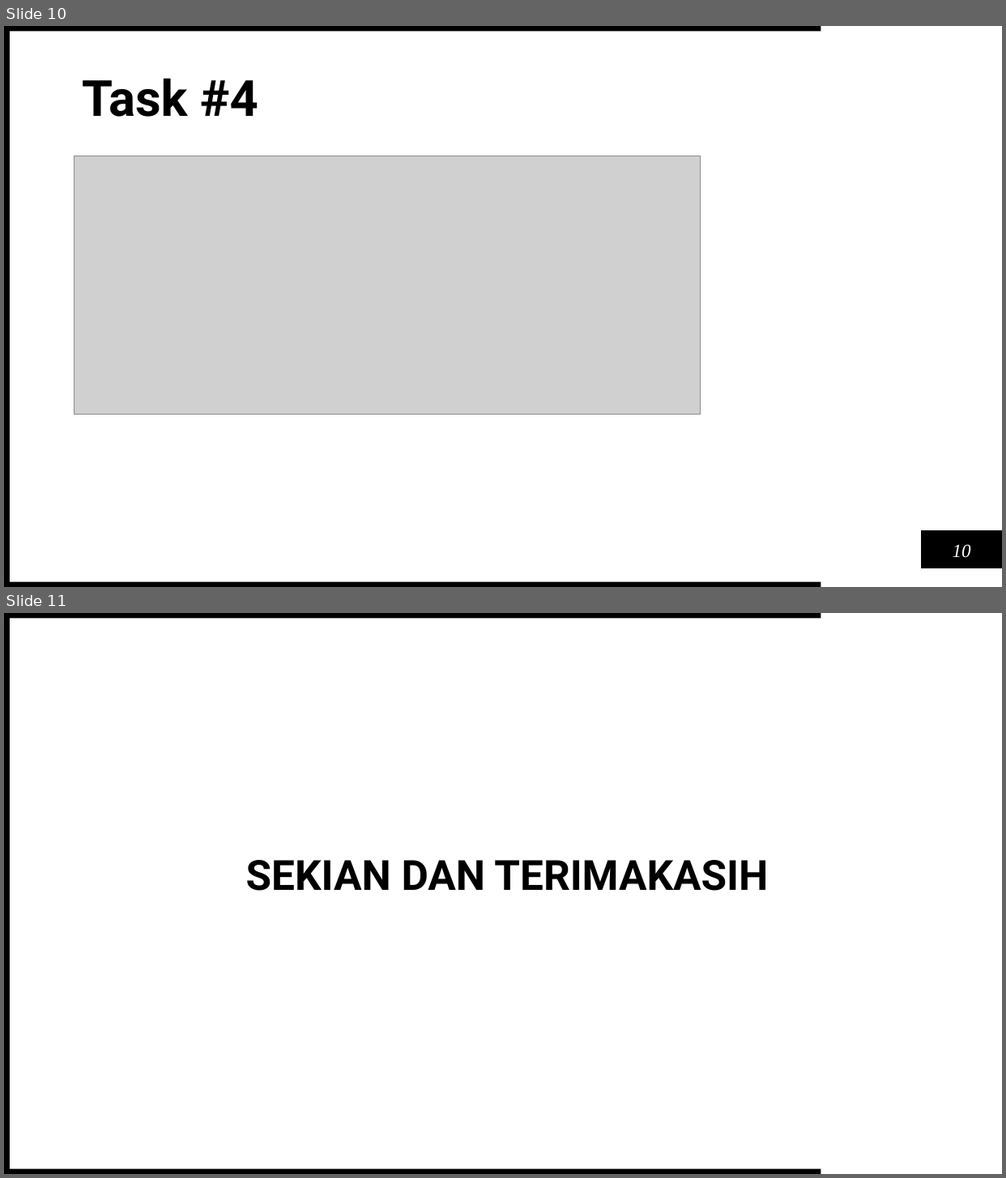
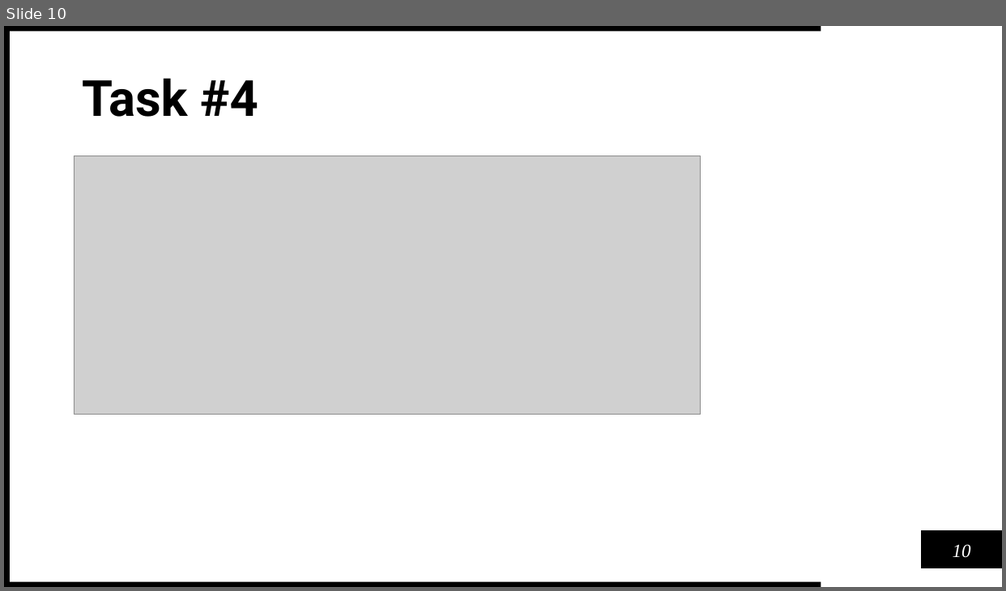
Before and after one commit to Gefyaqiilah/Arkademy-FullstackWebsite-5, a slide deck: Week 1/22-10-2020/pptx/22-10-2020.pptx. Shown one above the other, each under a label of ours: slides 10 and 11 before the commit, slide 10 after it. The pictures are 1006x1178 and 1006x591 pixels, drawn with LibreOffice and Linux fonts; fonts in the diff are those of the drawing; grey boxes stand for pictures. Boxes give left, top, right and bottom in pixels: in the first picture for what was removed or moved away, otherwise in the second. Text is boxed around its words. In the diff, an @@ line names an element or a change of style, - is before the commit and + after.

```diff
--- a/Week 1/22-10-2020/pptx/22-10-2020.pptx
+++ b/Week 1/22-10-2020/pptx/22-10-2020.pptx
@@ slide 11 removed at [4,613,1002,1174], background #FFFFFF; not listed: 3 template elements that a slide beside it also shows @@
@@ text removed at [246,860,768,891] @@
-SEKIAN DAN TERIMAKASIH
```
Also in this commit, not shown: 1 slide added, 4 other files.
